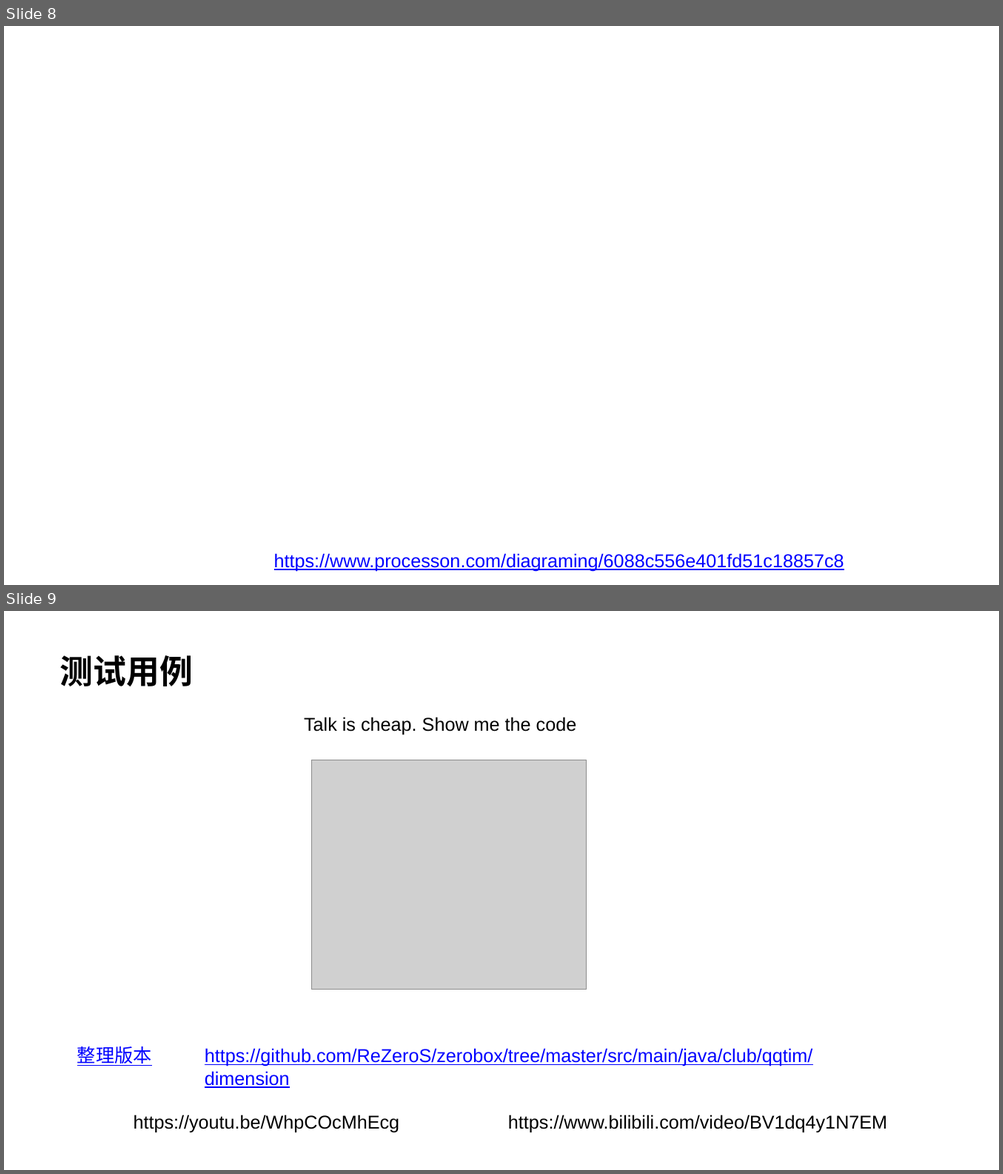
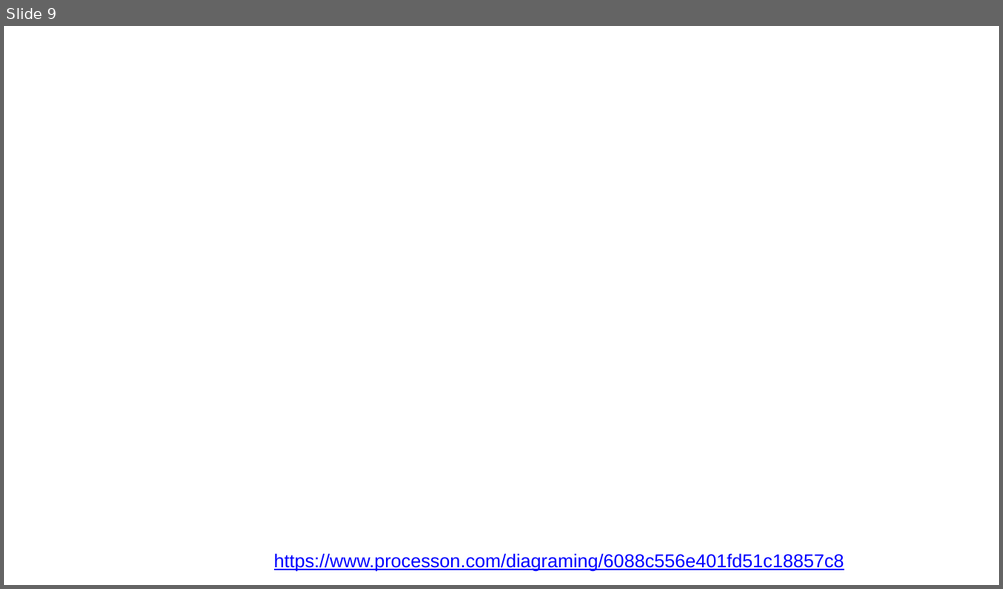
Before and after one commit to ReZeroS/zerobox, a slide deck: doc/rule-match.pptx. Shown one above the other, each under a label of ours: slides 8 and 9 before the commit, slide 9 after it. The pictures are 1003x1174 and 1003x589 pixels, drawn with LibreOffice and Linux fonts; fonts in the diff are those of the drawing; grey boxes stand for pictures; background and template pictures are left out. Boxes give left, top, right and bottom in pixels: in the first picture for what was removed or moved away, otherwise in the second. Text is boxed around its words. In the diff, an @@ line names an element or a change of style, - is before the commit and + after.

```diff
--- a/doc/rule-match.pptx
+++ b/doc/rule-match.pptx
@@ slide 9 removed at <box>4,611,999,1170</box>, background #FFFFFF @@
@@ text removed at <box>60,655,193,686</box> @@
-测试用例
@@ text removed at <box>304,717,577,735</box> @@
-Talk is cheap. Show me the code
@@ picture removed at <box>311,760,586,990</box> @@
@@ text removed at <box>77,1046,152,1066</box> @@
-整理版本
@@ text removed at <box>205,1048,812,1088</box> @@
-https://github.com/ReZeroS/zerobox/tree/master/src/main/java/club/qqtim/dimension
@@ text removed at <box>134,1115,400,1133</box> @@
-https://youtu.be/WhpCOcMhEcg
@@ text removed at <box>508,1115,887,1133</box> @@
-https://www.bilibili.com/video/BV1dq4y1N7EM
@@ what was slide 8 is now slide 9 @@
```
Also in this commit, not shown: 1 slide changed, 3 slides added, 2 other slides removed, 4 other files.
